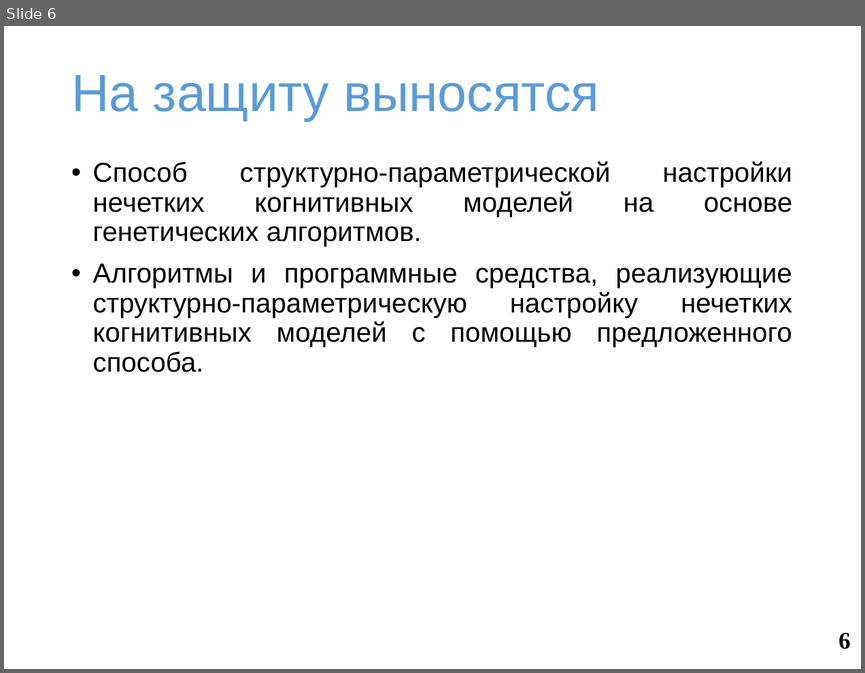
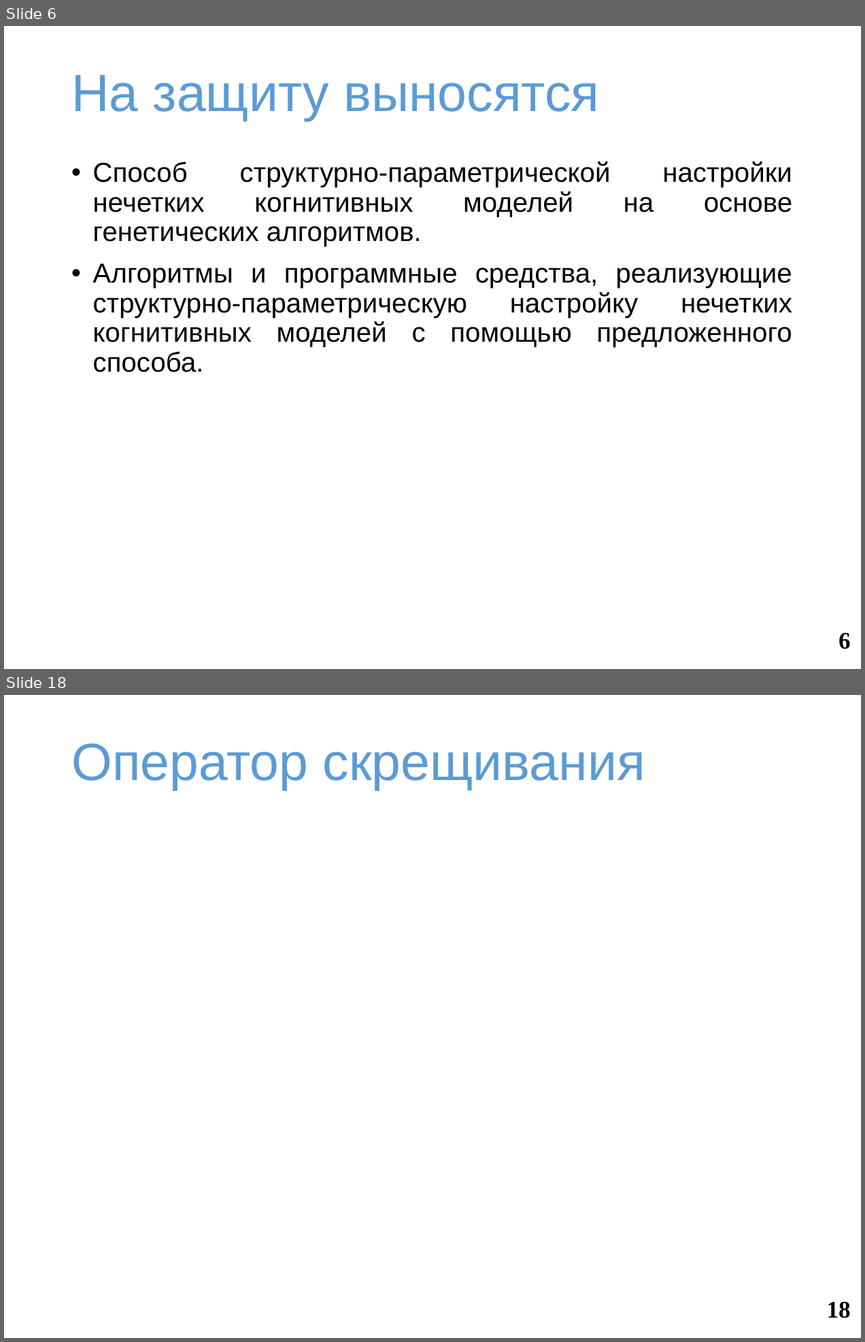
Before and after one commit to SquakR/fuzzy_cognitive_model, a slide deck: docs/presentation.pptx. Shown one above the other, each under a label of ours: slide 6 before the commit, slides 6 and 18 after it; the slides between them are not shown. The pictures are 865x673 and 865x1342 pixels, drawn with LibreOffice and Linux fonts; fonts in the diff are those of the drawing; grey boxes stand for pictures; background and template pictures are left out. Boxes give left, top, right and bottom in pixels: in the first picture for what was removed or moved away, otherwise in the second. Text is boxed around its words. In the diff, an @@ line names an element or a change of style, - is before the commit and + after.

```diff
--- a/docs/presentation.pptx
+++ b/docs/presentation.pptx
@@ slide 18 added at (4,695,861,1338), background #FFFFFF @@
@@ title added at (71,743,645,790), 44 pt, text #5B9BD5 @@
+Оператор скрещивания
@@ page number added at (827,1301,851,1318), 20 pt, text #000000, bold @@
+18
```
Also in this commit, not shown: 3 slides changed, 24 other slides added, 2 other files.
